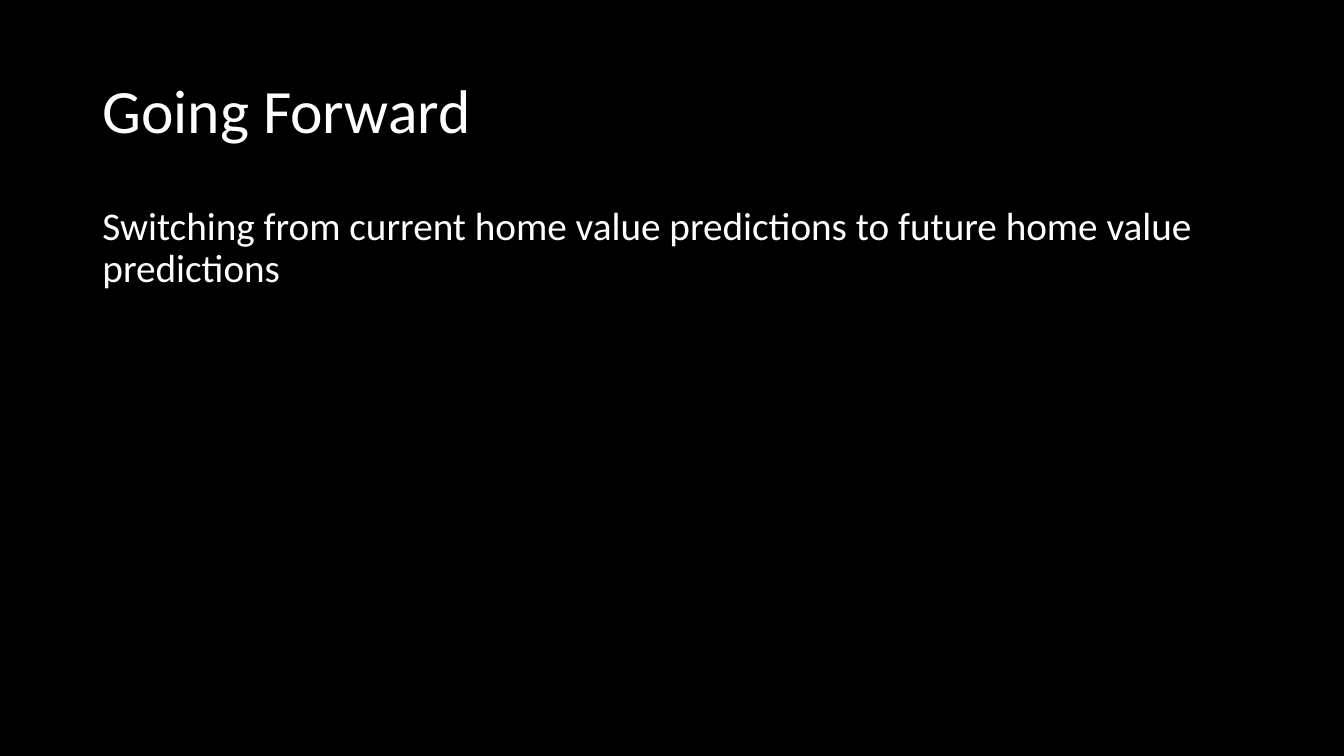
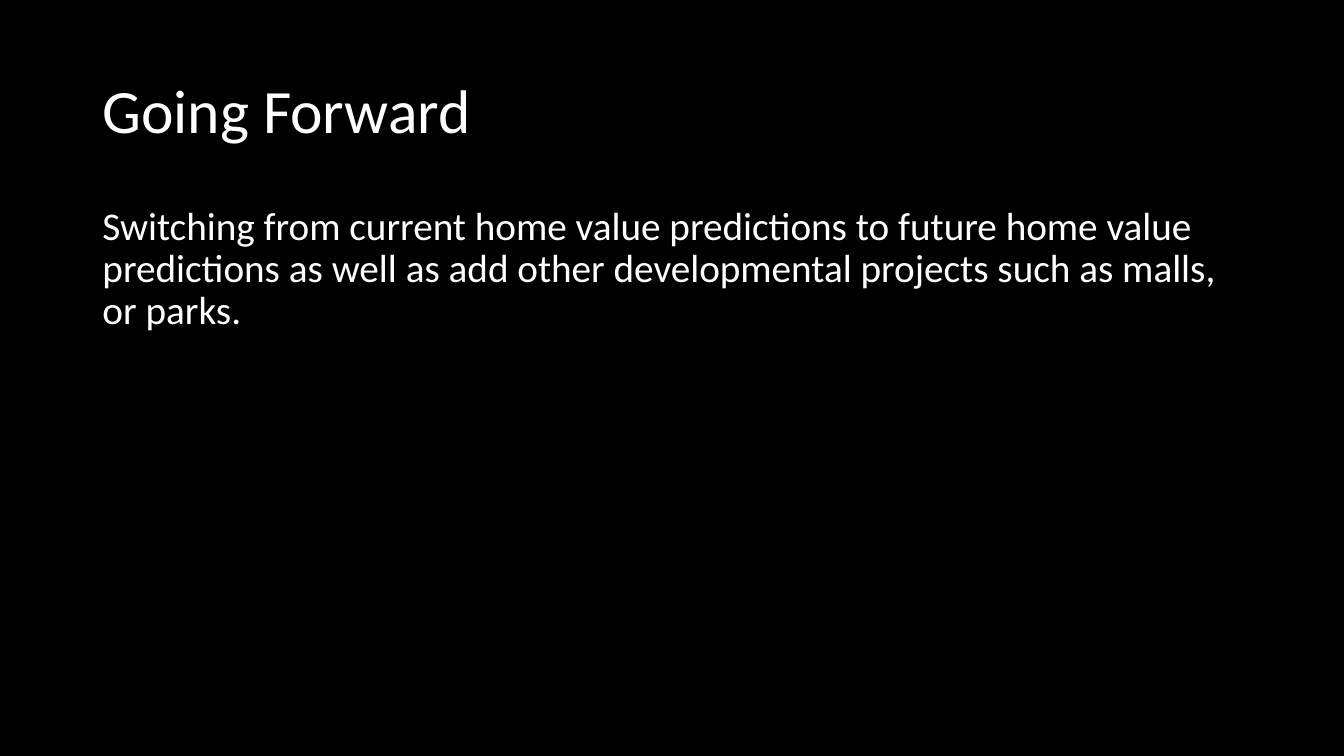
Before and after one commit to milsteam4144/GLAPS, a slide deck: slide 11 of Presentation/GLAPS Presentation.pptx (slide 9 before the commit). Drawn at 1344x756 pixels with LibreOffice and Linux fonts; fonts in the diff are those of the drawing. Boxes give left, top, right and bottom in pixels: in the first picture for what was removed or moved away, otherwise in the second. Text is boxed around its words. In the diff, an @@ line names an element or a change of style, - is before the commit and + after.

```diff
--- a/Presentation/GLAPS Presentation.pptx
+++ b/Presentation/GLAPS Presentation.pptx
@@ text at <box>102,212,1215,331</box>: text changed @@
-Switching from current home value predictions to future home value predictions
+Switching from current home value predictions to future home value predictions as well as add other developmental projects such as malls, or parks.
```
Also in this commit, not shown: 4 other slides changed, 3 slides added, 1 slide removed.
